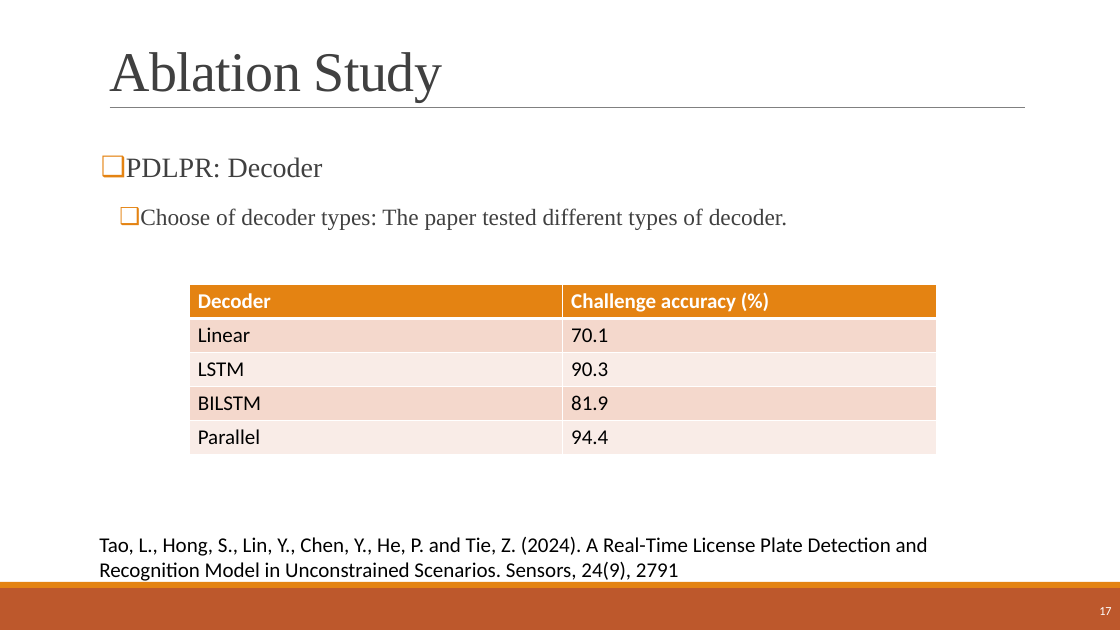
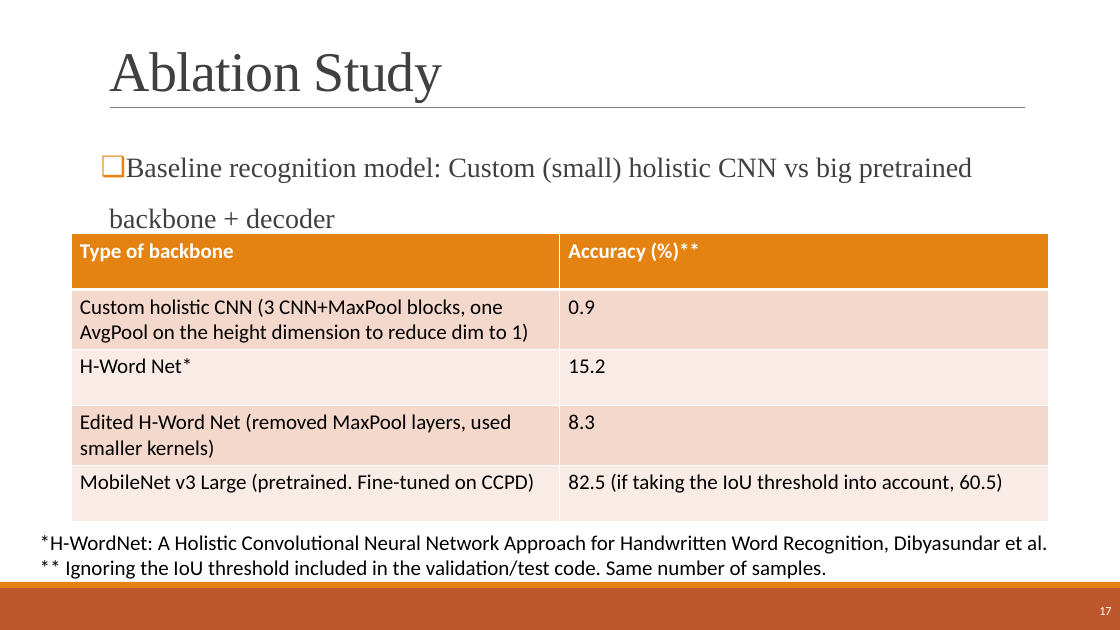
Before and after one commit to andrea-dalessio/CVProject4_final, a slide deck: slide 17 of presentation_CV_Final.pptx. Drawn at 1120x630 pixels with LibreOffice and Linux fonts; fonts in the diff are those of the drawing. Boxes give left, top, right and bottom in pixels: in the first picture for what was removed or moved away, otherwise in the second. Text is boxed around its words. In the diff, an @@ line names an element or a change of style, - is before the commit and + after.

```diff
--- a/presentation_CV_Final.pptx
+++ b/presentation_CV_Final.pptx
@@ text at [109, 157, 972, 229]: text changed; size 20 to 24 pt @@
-❑ PDLPR: Decoder
-  ❑ Choose of decoder types: The paper tested different types of decoder.
+❑ Baseline recognition model: Custom (small) holistic CNN vs big pretrained backbone + decoder
@@ table at [71, 234, 1048, 519] @@
-row 1, column 1: Decoder
+row 1, column 1: Type of backbone
-row 1, column 2: Challenge accuracy (%)
+row 1, column 2: Accuracy (%)**
-row 2, column 1: Linear
+row 2, column 1: Custom holistic CNN (3 CNN+MaxPool blocks, one AvgPool on the height dimension to reduce dim to 1)
-row 2, column 2: 70.1
+row 2, column 2: 0.9
-row 3, column 1: LSTM
+row 3, column 1: H-Word Net*
-row 3, column 2: 90.3
+row 3, column 2: 15.2
-row 4, column 1: BILSTM
+row 4, column 1: Edited H-Word Net (removed MaxPool layers, used smaller kernels)
-row 4, column 2: 81.9
+row 4, column 2: 8.3
-row 5, column 1: Parallel
+row 5, column 1: MobileNet v3 Large (pretrained. Fine-tuned on CCPD)
-row 5, column 2: 94.4
+row 5, column 2: 82.5 (if taking the IoU threshold into account, 60.5)
@@ table: place and size @@
-table at [190, 285, 936, 455]
+table at [71, 234, 1048, 519]
@@ text at [40, 535, 1047, 579]: text changed @@
-Tao, L., Hong, S., Lin, Y., Chen, Y., He, P. and Tie, Z. (2024). A Real-Time License Plate Detection and Recognition Model in Unconstrained Scenarios. Sensors, 24(9), 2791
+*H-WordNet: A Holistic Convolutional Neural Network Approach for Handwritten Word Recognition, Dibyasundar et al.
+** Ignoring the IoU threshold included in the validation/test code. Same number of samples.
```
Also in this commit, not shown: 5 other slides changed, 1 slide added, 1 slide removed, 1 other file.
